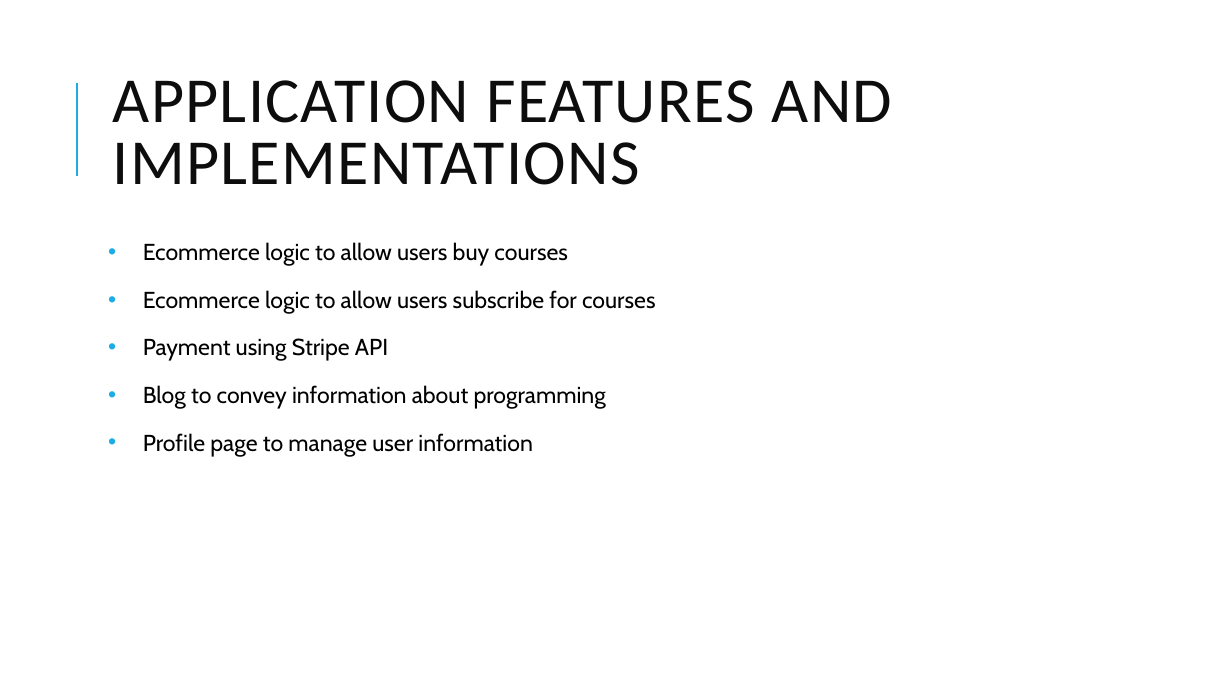
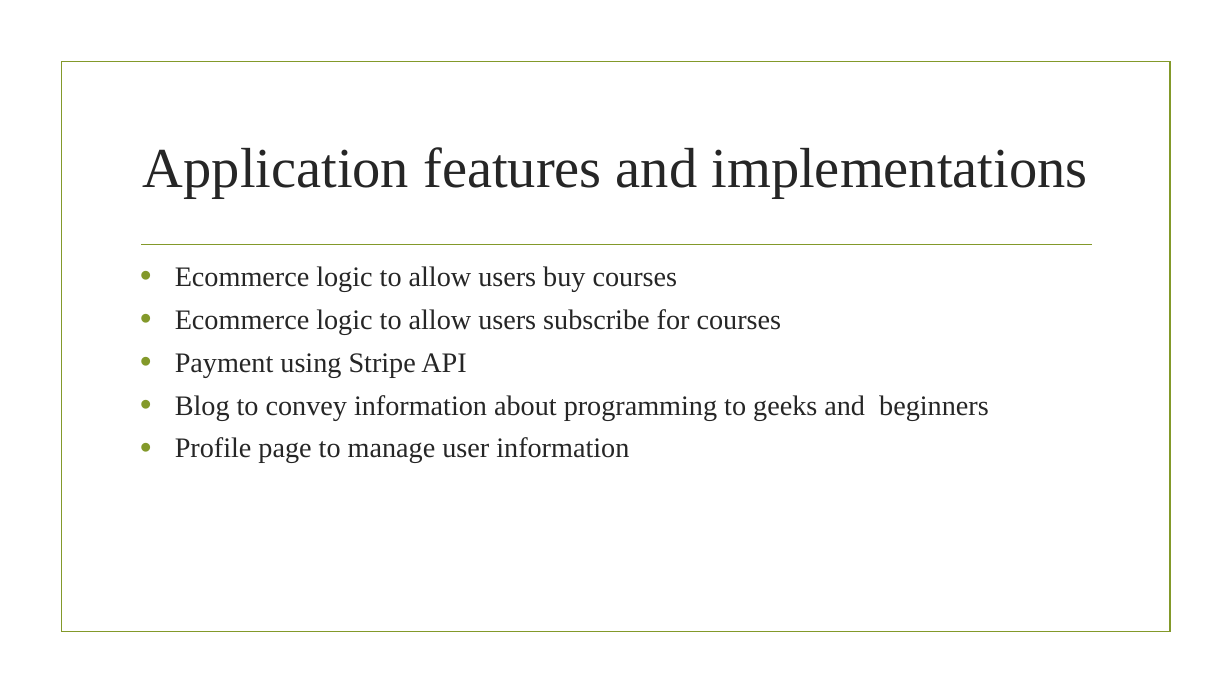
Before and after one commit to davidadey000/codeavenue, a slide deck: slide 5 of documentation/final_project_presentation.pptx (slide 4 before the commit). Drawn at 1232x693 pixels with LibreOffice and Linux fonts; fonts in the diff are those of the drawing; background and template pictures are left out. Boxes give left, top, right and bottom in pixels: in the first picture for what was removed or moved away, otherwise in the second. Text is boxed around its words. In the diff, an @@ line names an element or a change of style, - is before the commit and + after.

```diff
--- a/documentation/final_project_presentation.pptx
+++ b/documentation/final_project_presentation.pptx
@@ rectangle added at box(61, 62, 1170, 632), outline #83992A 1.25 pt @@
@@ line removed from (77, 176) to (77, 83) @@
@@ title at box(143, 147, 1088, 198): text changed; size 50 to 44 pt; font Calibri to Times New Roman; text colour #0D0D0D to #262626 @@
-APPLICATION FEATURES AND IMPLEMENTATIONS
+Application features and implementations
@@ text "Ecommerce logic to allow users ...": place and size @@
-text "Ecommerce logic to allow users ..." at box(143, 242, 656, 457)
+text "Ecommerce logic to allow users ..." at box(175, 266, 989, 463)
@@ line added from (141, 245) to (1092, 245), #83992A 1.25 pt @@
@@ text at box(175, 266, 782, 463): size 18 to 22 pt, font Cabin to Times New Roman, text colour #000000 to #262626 in "Ecommerce logic to allow users buy courses", "Ecommerce logic to allow users subscribe for ...", "Payment using Stripe API", "Profile page to manage user information"; line spacing 1.07 to 0.87; less space between paragraphs; bullet colour #1CADE4 to #83992A @@
@@ text at box(175, 395, 989, 420): text changed; size 18 to 22 pt; font Cabin to Times New Roman; text colour #000000 to #262626 @@
-• Blog to convey information about programming
+• Blog to convey information about programming to geeks and beginners
```
Also in this commit, not shown: 9 other slides changed, 2 slides added, 1 slide removed, 3 other files.
